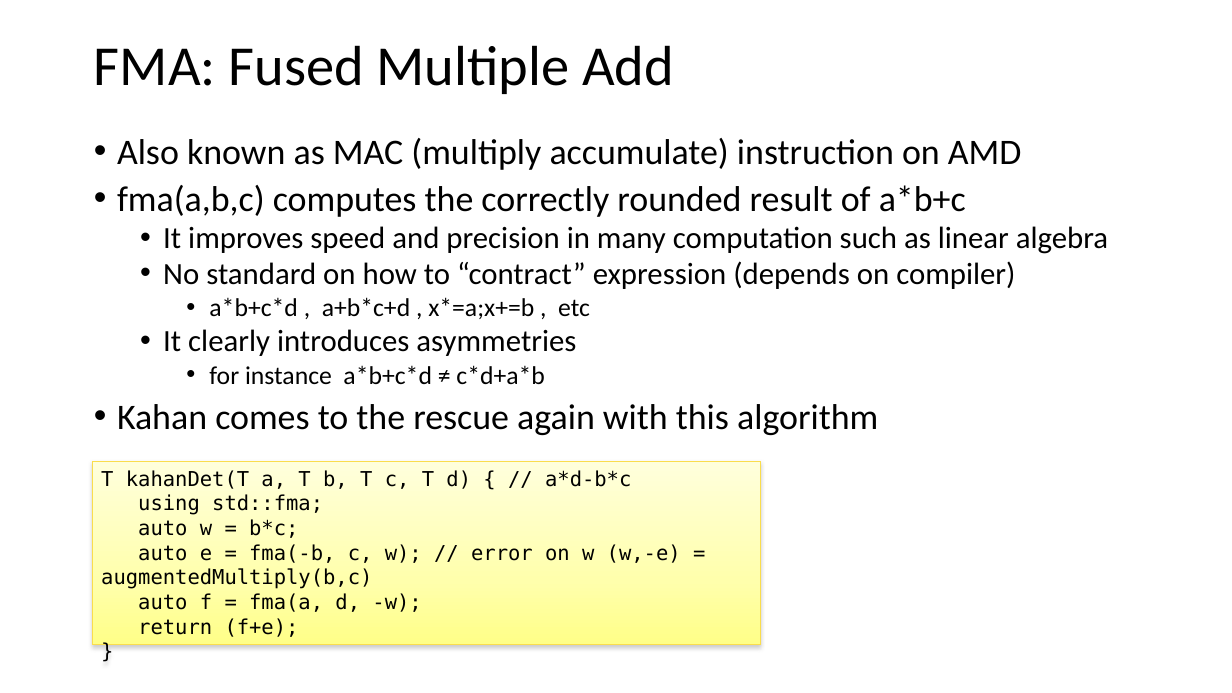
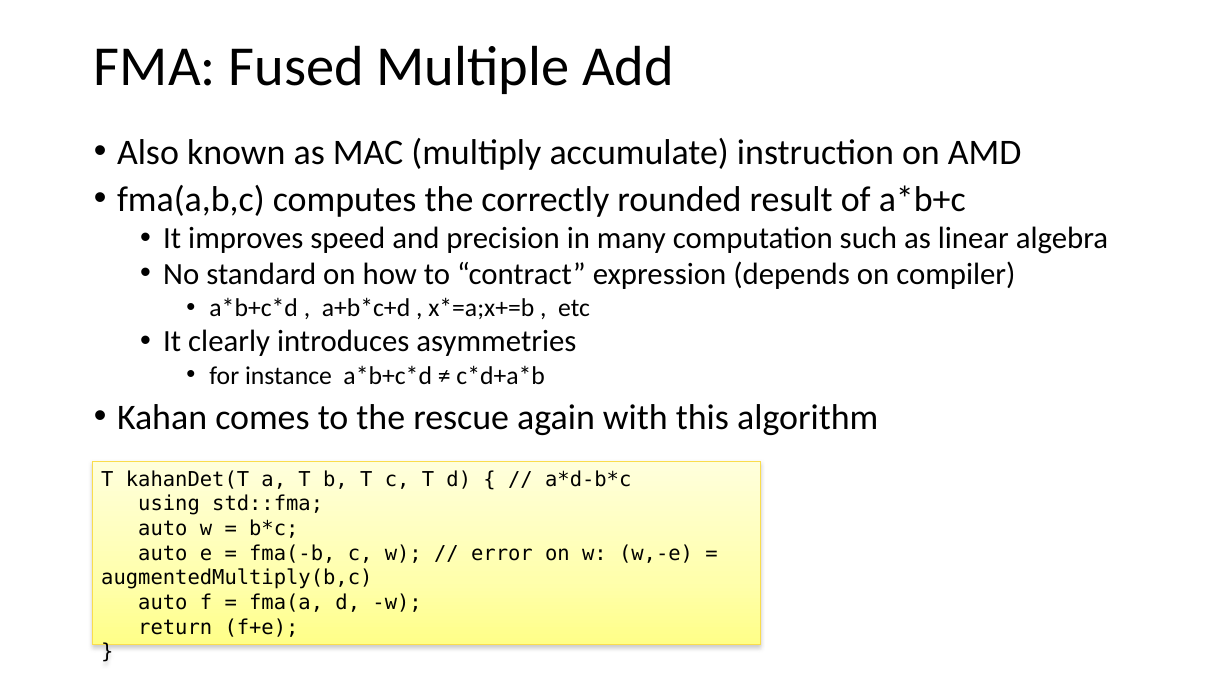
Before and after one commit to VinInn/FPCourse, a slide deck: slide 25 of Slides/FPforScientist.pptx. Drawn at 1232x693 pixels with LibreOffice and Linux fonts; fonts in the diff are those of the drawing. Boxes give left, top, right and bottom in pixels: in the first picture for what was removed or moved away, otherwise in the second. Text is boxed around its words. In the diff, an @@ line names an element or a change of style, - is before the commit and + after.

```diff
--- a/Slides/FPforScientist.pptx
+++ b/Slides/FPforScientist.pptx
@@ text in rectangle at (101, 544, 693, 589): text changed @@
-auto e = fma(-b, c, w); // error on w (w,-e) = augmentedMultiply(b,c)
+auto e = fma(-b, c, w); // error on w: (w,-e) = augmentedMultiply(b,c)
```
Also in this commit, not shown: 13 other slides changed.
